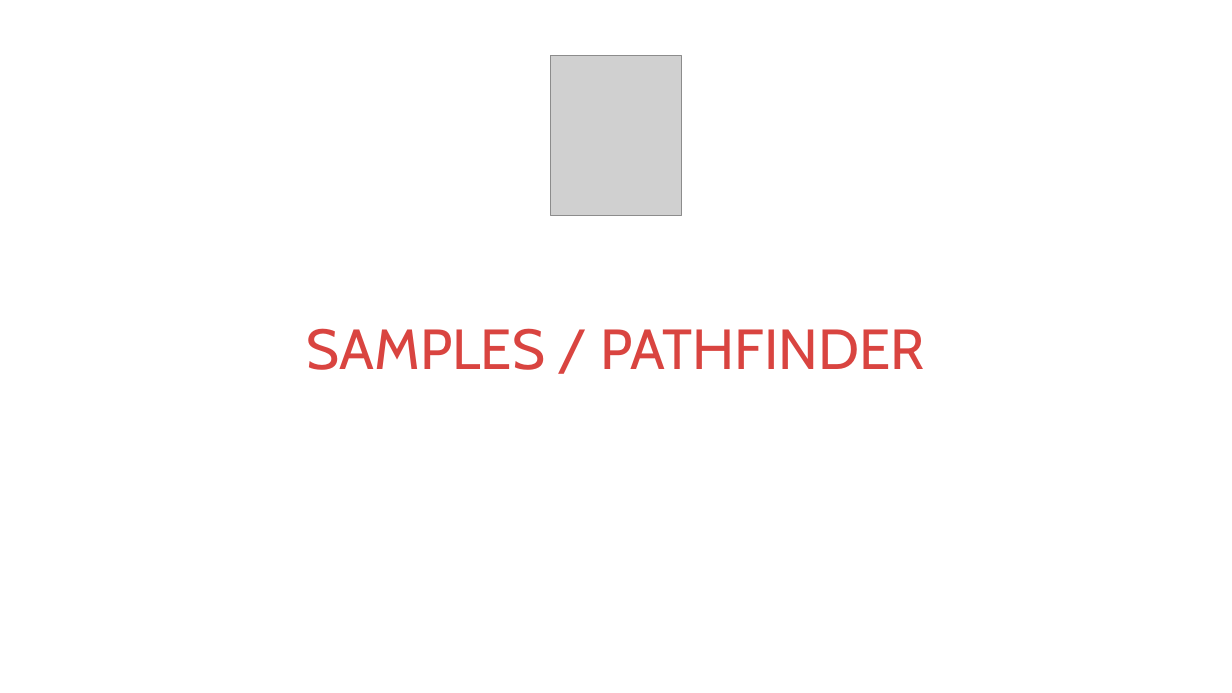
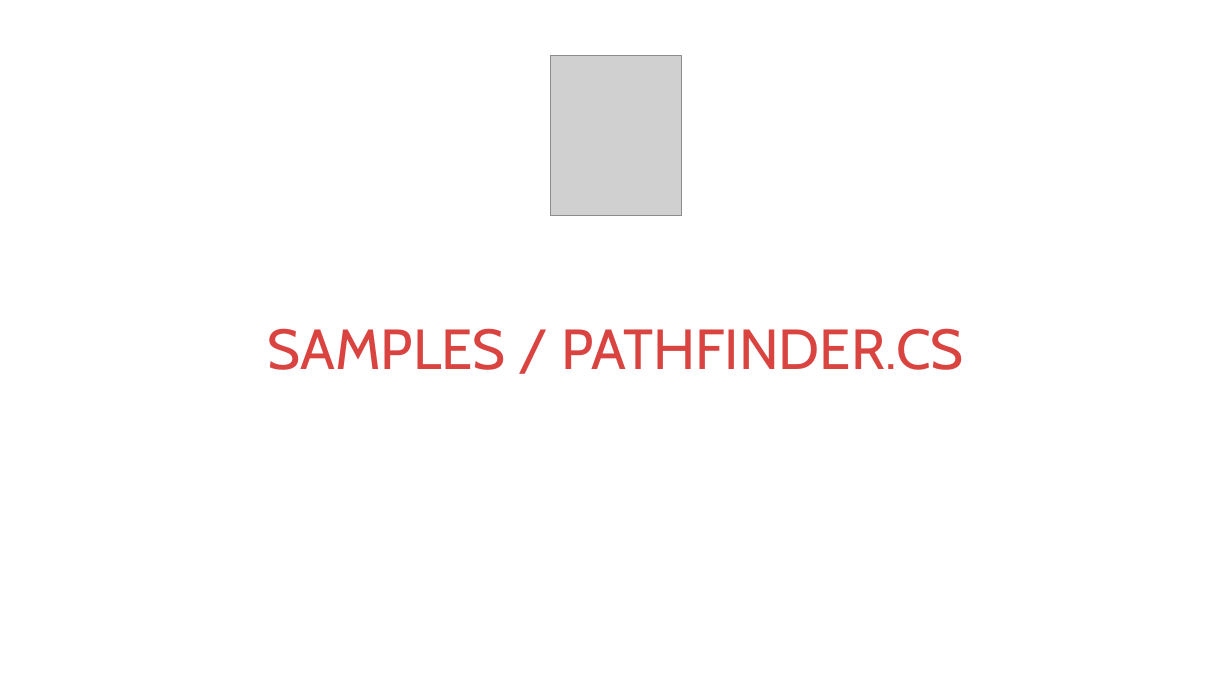
Before and after one commit to kontur-courses/clean-code, a slide deck: slide 32 of clean-code2.pptx. Drawn at 1232x693 pixels with LibreOffice and Linux fonts; fonts in the diff are those of the drawing; grey boxes stand for pictures. Boxes give left, top, right and bottom in pixels: in the first picture for what was removed or moved away, otherwise in the second. Text is boxed around its words. In the diff, an @@ line names an element or a change of style, - is before the commit and + after.

```diff
--- a/clean-code2.pptx
+++ b/clean-code2.pptx
@@ title at (x1=268, y1=328, x2=964, y2=370): text changed @@
-SAMPLES / PATHFINDER
+SAMPLES / PATHFINDER.CS
```
Also in this commit, not shown: 3 slides added, 1 slide removed, 2 other files.
